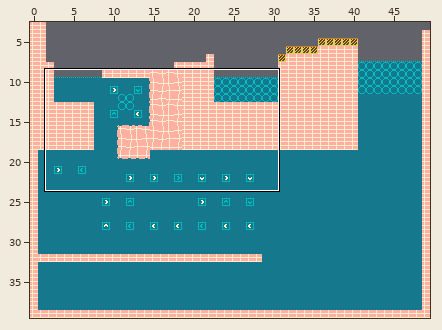
Tiled map, stored at content/tilemap/map.tmx. The picture above shows the old version from afar; the outline marks the close-up.
Close-up. First the earlier version:
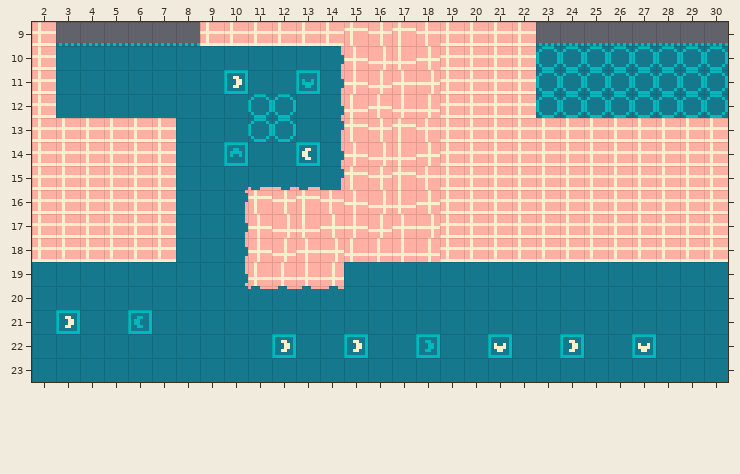
Cells are 8x8 px. Shown: x 2..30, y 9..23. The commit also changed other parts of the map, which this record leaves out.
The result:
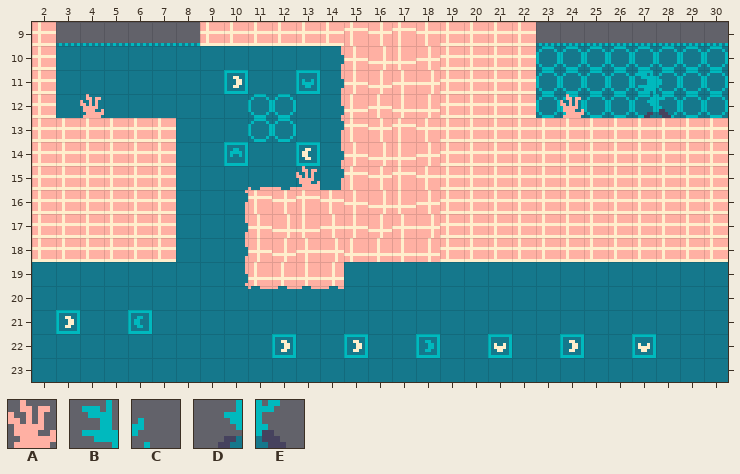
Key: from "panda_tileset": A 144, B 166, C 167, D 182, E 183.
_ is an empty cell.
Tiles of an added or newly shown layer are drawn over the layers below it.
Changes in this commit:
Layer "decorations" (added):
Tile A now appears in row 12 at x 4 and 24; in row 15 at x 13.
Tile B now appears in row 11 at x 27.
Tile C now appears in row 11 at x 28.
Tile D now appears in row 12 at x 27.
Tile E now appears in row 12 at x 28.
Where, in picture pixels (left, top, right, bottom), the same in both close-ups:
added: (638, 70, 671, 118)
added: (80, 94, 104, 118)
added: (560, 94, 584, 118)
added: (296, 166, 320, 190)
